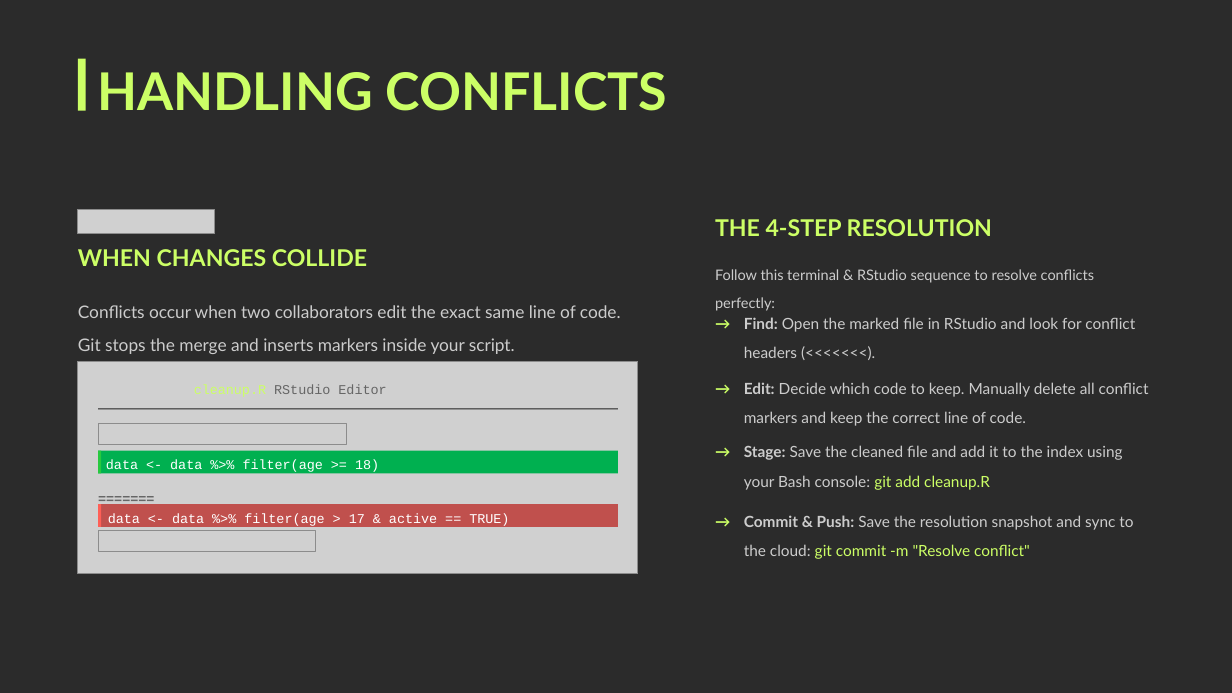
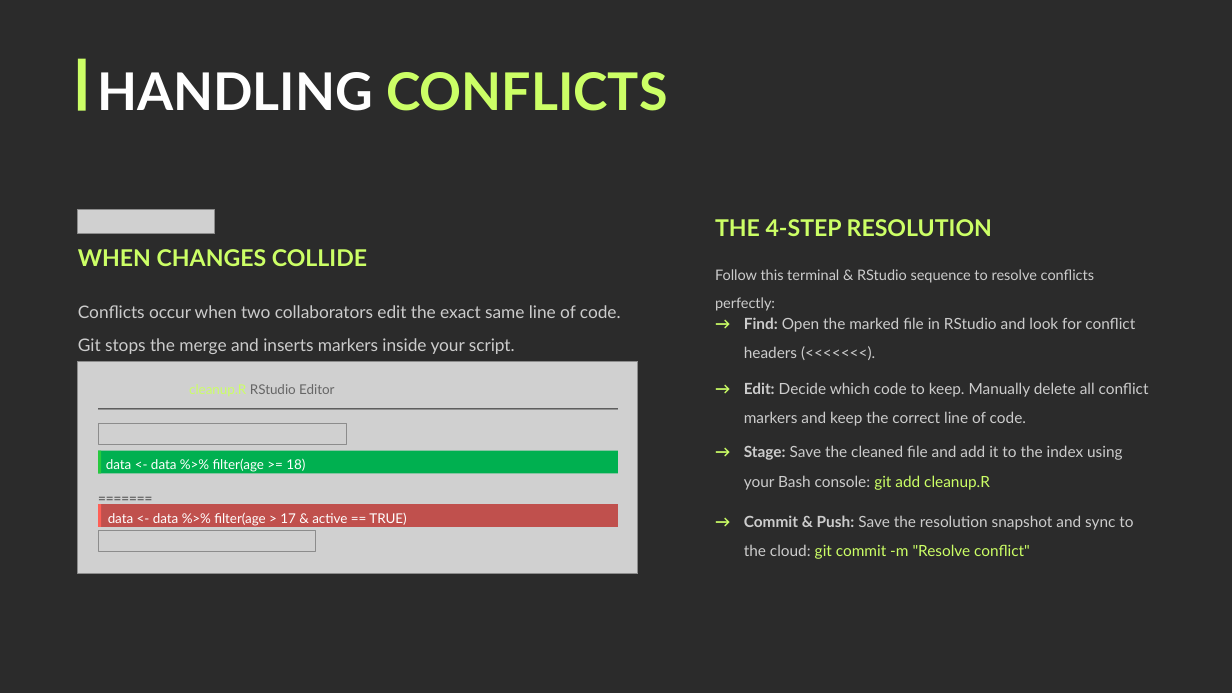
Before and after one commit to miftahulhoque01/Dummy-Project, a slide deck: slide 12 of GitHub_collaboration.pptx. Drawn at 1232x693 pixels with LibreOffice and Linux fonts; fonts in the diff are those of the drawing; grey boxes stand for pictures; background and template pictures are left out; a plain dark background stands for a picture behind light text. Boxes give left, top, right and bottom in pixels: in the first picture for what was removed or moved away, otherwise in the second. Text is boxed around its words. In the diff, an @@ line names an element or a change of style, - is before the commit and + after.

```diff
--- a/GitHub_collaboration.pptx
+++ b/GitHub_collaboration.pptx
@@ text "HANDLING CONFLICTS" at (97,72,667,111): text colour #CCFF66 to #FFFFFF in "HANDLING" @@
@@ font Courier New to Lato in 4 elements at (106,458,305,472), (250,384,334,394), (108,513,406,526), (98,480,165,507) @@
```
Also in this commit, not shown: 7 other slides changed, 2 slides added.
